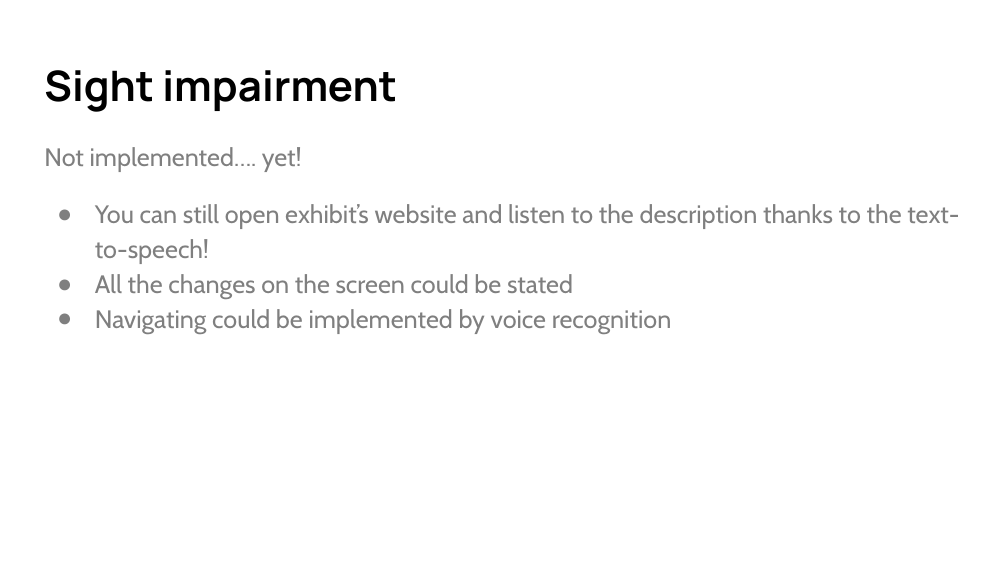
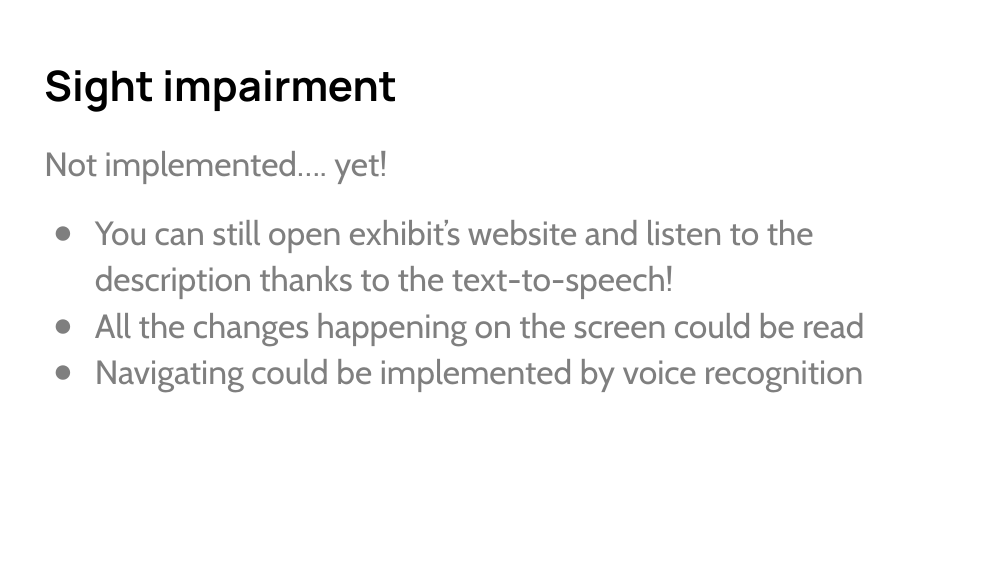
Before and after one commit to Glasgow19/team-5, a slide deck: slide 8 of presentation.pptx. Drawn at 1008x567 pixels with LibreOffice and Linux fonts; fonts in the diff are those of the drawing. Boxes give left, top, right and bottom in pixels: in the first picture for what was removed or moved away, otherwise in the second. Text is boxed around its words. In the diff, an @@ line names an element or a change of style, - is before the commit and + after.

```diff
--- a/presentation.pptx
+++ b/presentation.pptx
@@ text at (44, 151, 863, 392): size 18 to 24 pt in "Not implemented…. yet!", "You can still open exhibit’s website and ...", "Navigating could be implemented by voice recognition"; indent changed @@
@@ text at (95, 313, 864, 346): text changed; size 18 to 24 pt @@
-● All the changes on the screen could be stated
+● All the changes happening on the screen could be read
```
Also in this commit, not shown: 3 other slides changed.
